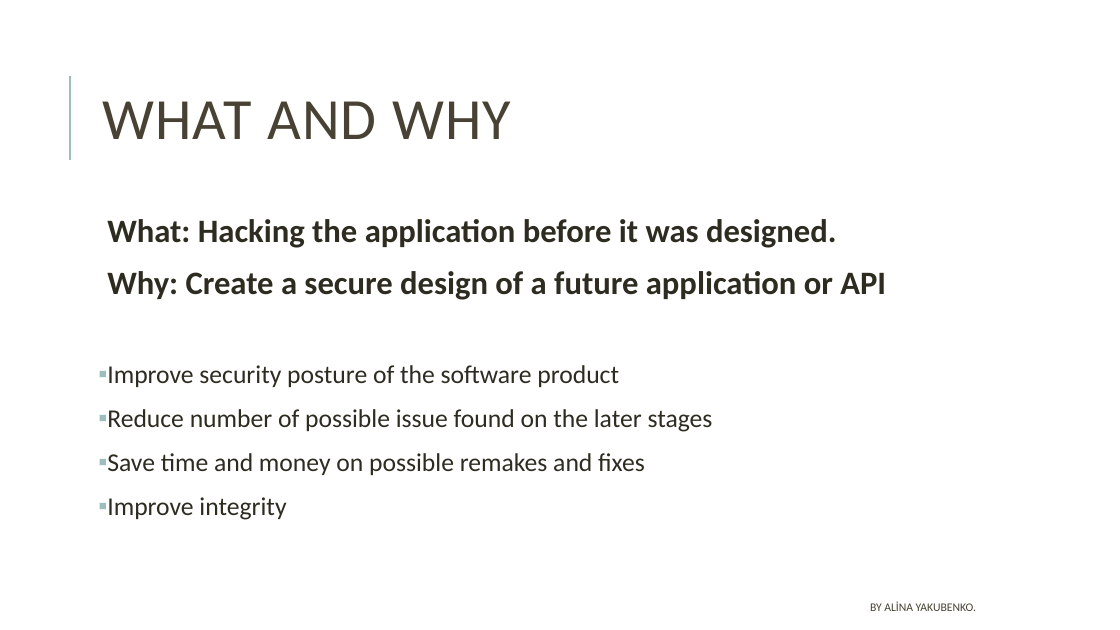
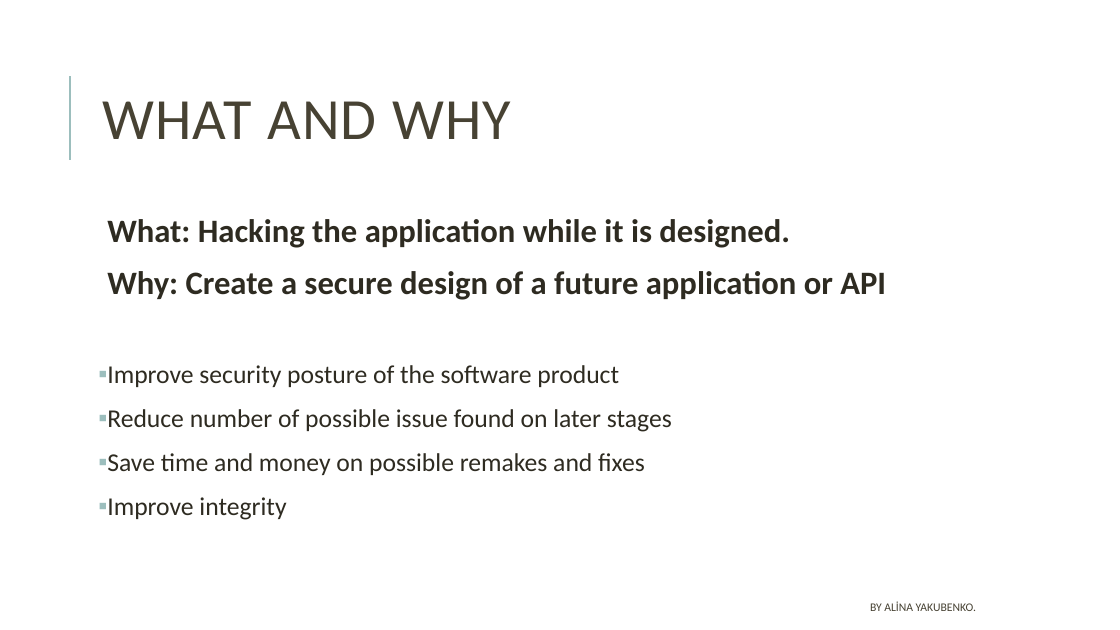
Before and after one commit to alinayakubenko/appsec-docs, a slide deck: slide 2 of Threat_modeling_Introduction.pptx. Drawn at 1120x630 pixels with LibreOffice and Linux fonts; fonts in the diff are those of the drawing. Boxes give left, top, right and bottom in pixels: in the first picture for what was removed or moved away, otherwise in the second. Text is boxed around its words. In the diff, an @@ line names an element or a change of style, - is before the commit and + after.

```diff
--- a/Threat_modeling_Introduction.pptx
+++ b/Threat_modeling_Introduction.pptx
@@ text at box(107, 219, 790, 248): text changed @@
-  What: Hacking the application before it was designed.
+  What: Hacking the application while it is designed.
@@ text at box(107, 409, 672, 432): text changed @@
-▪ Reduce number of possible issue found on the later stages
+▪ Reduce number of possible issue found on later stages
```
Also in this commit, not shown: 1 other slide changed.
